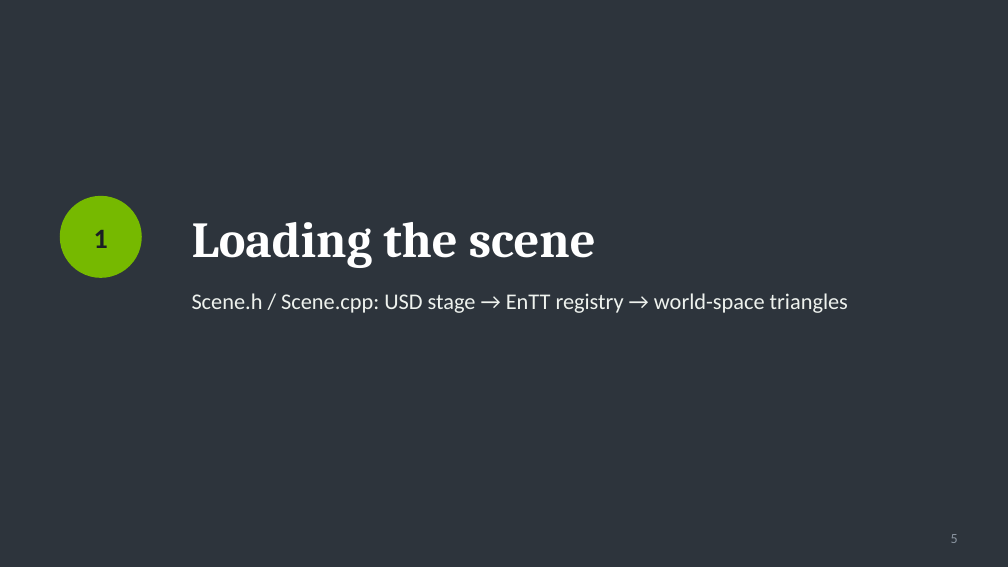
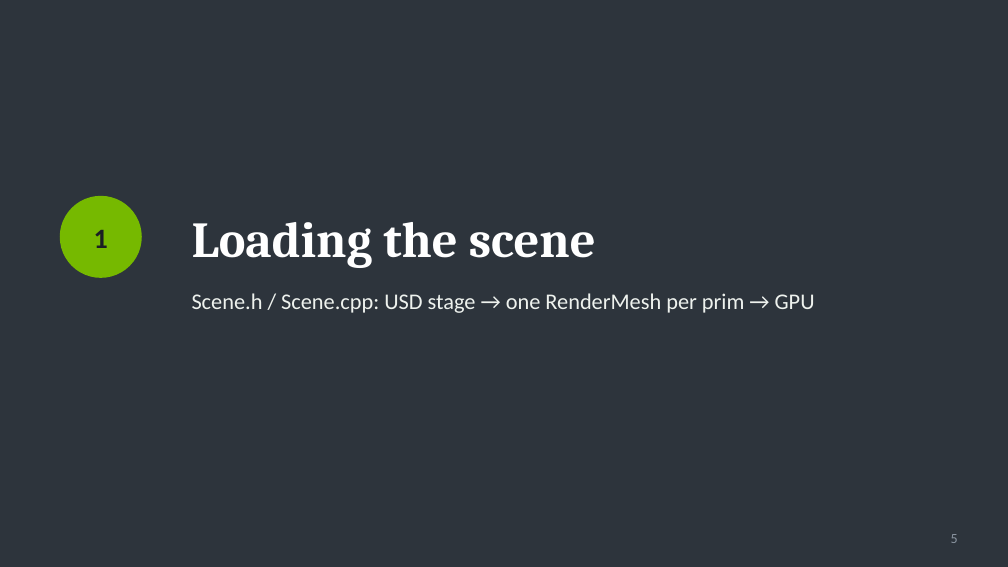
Before and after one commit to pablo-figueroa-uniandes/VizTools, a slide deck: slide 5 of Docs/UsdOptixViewer-code.pptx. Drawn at 1008x567 pixels with LibreOffice and Linux fonts; fonts in the diff are those of the drawing. Boxes give left, top, right and bottom in pixels: in the first picture for what was removed or moved away, otherwise in the second. Text is boxed around its words. In the diff, an @@ line names an element or a change of style, - is before the commit and + after.

```diff
--- a/Docs/UsdOptixViewer-code.pptx
+++ b/Docs/UsdOptixViewer-code.pptx
@@ text at (192,293,815,313): text changed @@
-Scene.h / Scene.cpp: USD stage → EnTT registry → world-space triangles
+Scene.h / Scene.cpp: USD stage → one RenderMesh per prim → GPU
```
Also in this commit, not shown: 10 other slides changed, 1 slide added, 2 other files.
